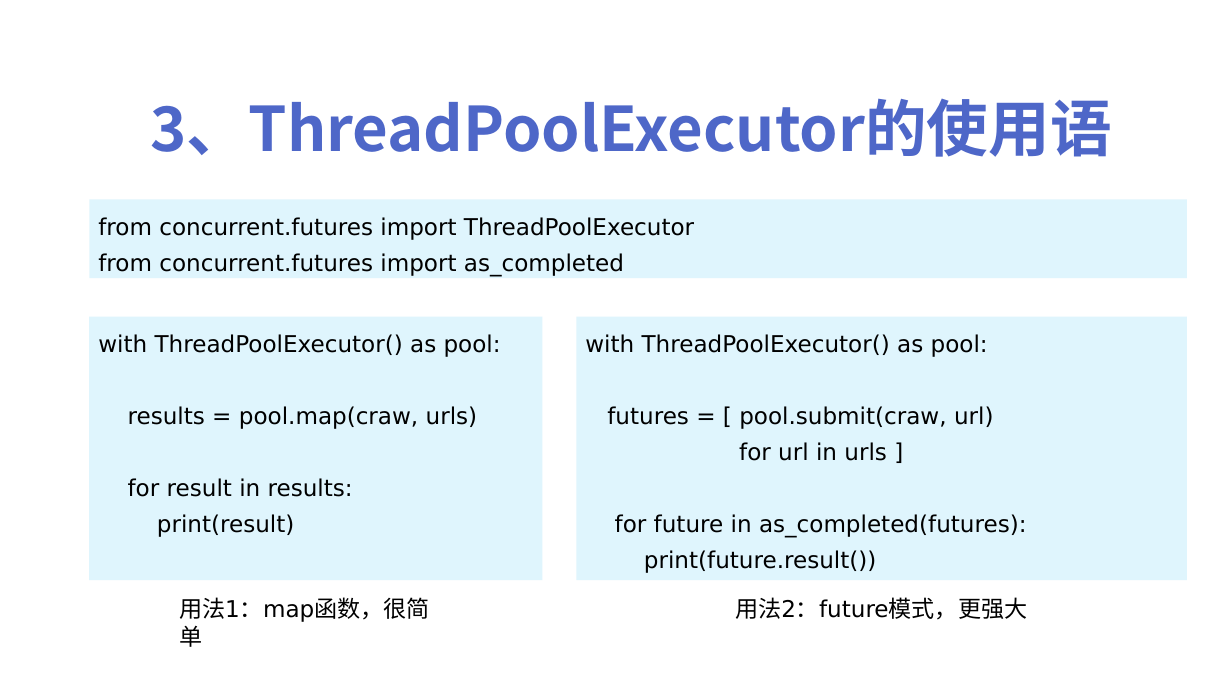
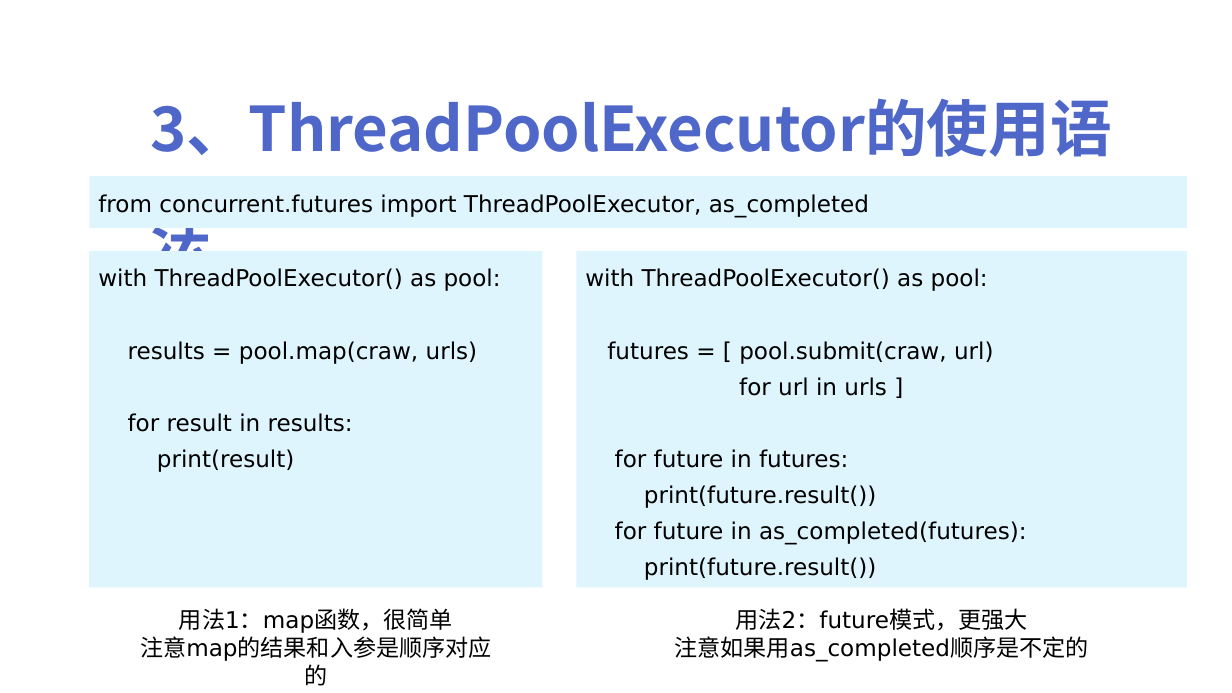
Before and after one commit to peiss/ant-learn-python-concurrent, a slide deck: slide 35 of Python并发编程简介.pptx. Drawn at 1232x693 pixels with LibreOffice and Linux fonts; fonts in the diff are those of the drawing. Boxes give left, top, right and bottom in pixels: in the first picture for what was removed or moved away, otherwise in the second. Text is boxed around its words. In the diff, an @@ line names an element or a change of style, - is before the commit and + after.

```diff
--- a/Python并发编程简介.pptx
+++ b/Python并发编程简介.pptx
@@ rectangle "from concurrent.futures import ThreadPoolExecutor, as_comple ...": place and size @@
-rectangle "from concurrent.futures import ThreadPoolExecutor, as_comple ..." at <box>90,200,1188,278</box>
+rectangle "from concurrent.futures import ThreadPoolExecutor, as_comple ..." at <box>90,177,1188,228</box>
@@ text in rectangle at <box>98,194,869,218</box>: text changed @@
-from concurrent.futures import ThreadPoolExecutor
-from concurrent.futures import as_completed
+from concurrent.futures import ThreadPoolExecutor, as_completed
@@ rectangle "with ThreadPoolExecutor() as pool:": place and size @@
-rectangle "with ThreadPoolExecutor() as pool:" at <box>90,317,543,580</box>
+rectangle "with ThreadPoolExecutor() as pool:" at <box>90,251,543,588</box>
@@ rectangle "with ThreadPoolExecutor() as pool:": place and size @@
-rectangle "with ThreadPoolExecutor() as pool:" at <box>577,317,1188,580</box>
+rectangle "with ThreadPoolExecutor() as pool:" at <box>577,251,1188,588</box>
@@ text in rectangle at <box>615,449,877,508</box>: paragraphs added @@
+for future in futures:
+print(future.result())
@@ text "用法1：map函数，很简单": place and size @@
-text "用法1：map函数，很简单" at <box>179,597,430,647</box>
+text "用法1：map函数，很简单" at <box>140,608,492,661</box>
@@ text at <box>179,608,453,633</box>: alignment left to centre @@
@@ text "用法2：future模式，更强大": place and size @@
-text "用法2：future模式，更强大" at <box>735,597,1027,620</box>
+text "用法2：future模式，更强大" at <box>674,608,1088,662</box>
@@ text at <box>735,608,1027,631</box>: alignment left to centre @@
@@ text at <box>140,636,492,661</box>: paragraph added @@
+注意map的结果和入参是顺序对应的
@@ text at <box>674,636,1088,662</box>: paragraph added @@
+注意如果用as_completed顺序是不定的
```
Also in this commit, not shown: 1 other file.
